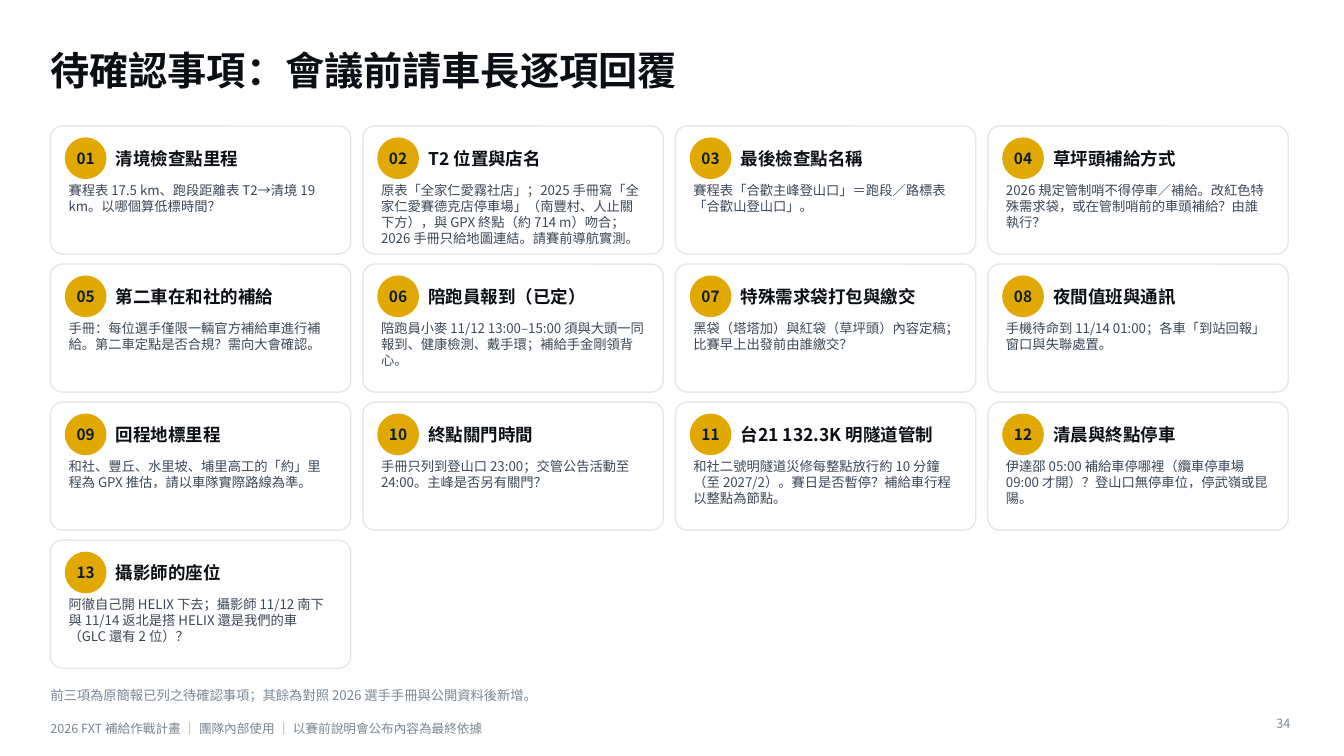
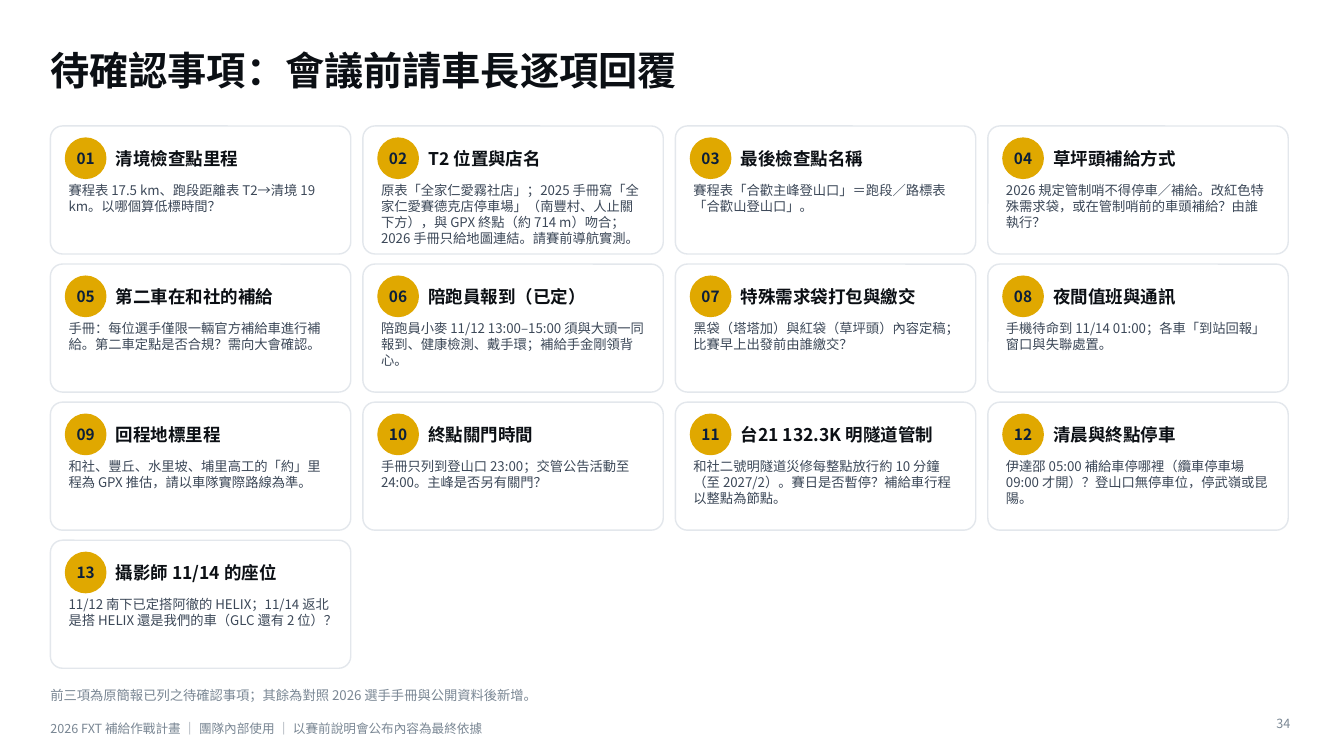
Before and after one commit to powermovebboy-sys/Race-site, a slide deck: slide 34 of deck/2026_FXT_補給作戰計畫.pptx. Drawn at 1344x756 pixels with LibreOffice and Linux fonts; fonts in the diff are those of the drawing. Boxes give left, top, right and bottom in pixels: in the first picture for what was removed or moved away, otherwise in the second. Text is boxed around its words. In the diff, an @@ line names an element or a change of style, - is before the commit and + after.

```diff
--- a/deck/2026_FXT_補給作戰計畫.pptx
+++ b/deck/2026_FXT_補給作戰計畫.pptx
@@ text at bbox=[116, 564, 276, 583]: text changed @@
-攝影師的座位
+攝影師 11/14 的座位
@@ text at bbox=[69, 598, 337, 626]: text changed @@
-阿徹自己開 HELIX 下去；攝影師 11/12 南下與 11/14 返北是搭 HELIX 還是我們的車（GLC 還有 2 位）？
+11/12 南下已定搭阿徹的 HELIX；11/14 返北是搭 HELIX 還是我們的車（GLC 還有 2 位）？
```
Also in this commit, not shown: 1 other slide changed, 3 other files.
